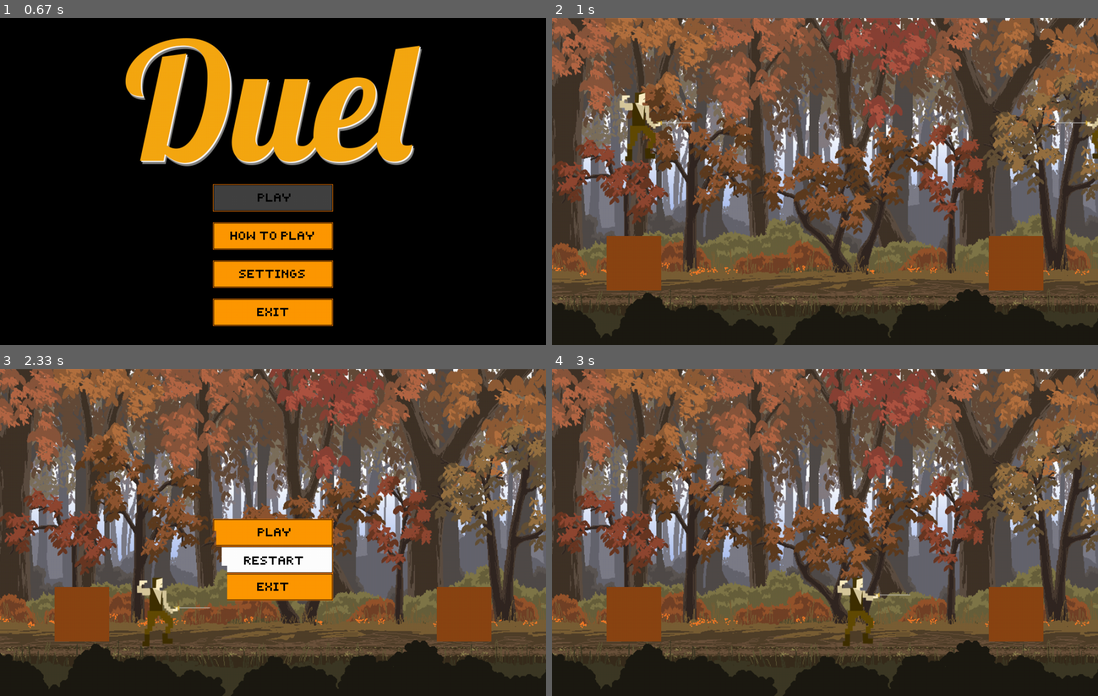
Above: before the commit, frames 1-4 (two rows, left to right).
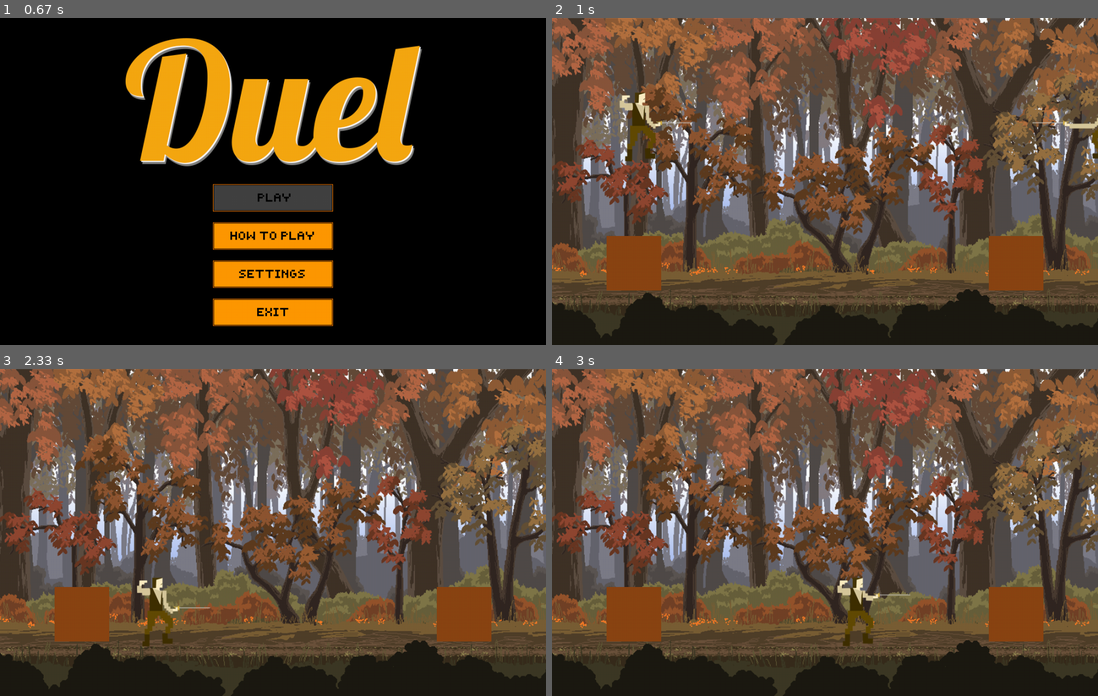
Above: after the commit, the same moments.

Repository: AlexisDougherty13/Duel
Game: pygame game, started from theMain.py
Two runs of this game, one before a commit and one after it. Both use one fixed random seed, a clock stepped at 60 frames per second and the inputs below.
Inputs (mouse positions are in pixels of both pictures, inside the frame that each line leads up to):
- Up to frame 1 (0.67 s): click (251, 194) at 0.38 s
- Up to frame 2 (1 s): hold Right Ctrl from 0.67 s (still down); hold Right from 0.67 s (still down); move the mouse to (825, 201) at 0.7 s
- Up to frame 3 (2.33 s): release Right Ctrl at 1.13 s; release Right at 1.13 s; hold Esc 1.17-1.63 s; hold Right 1.17-1.63 s; hold D 1.17-1.63 s; tap Right Ctrl at 1.23, 1.53, 1.73, 2.03, 2.23 s; hold Esc 1.67-2.13 s; hold D 1.67-2.13 s; hold Right from 2.17 s (still down); hold D from 2.17 s (still down); move the mouse to (475, 646) at 2.2 s; tap Space at 2.32 s
- Up to frame 4 (3 s): tap Right Ctrl at 2.53, 2.73 s; release Right at 2.63 s; release D at 2.63 s; hold Up 2.67-2.97 s; hold W 2.67-2.97 s

Frame 1 is identical in both runs. In frame 2, 0.1% of the frame differs, in the area x 88-100%, y 31-44%; in frame 3, 5.1%, in the area x 39-61%, y 45-71%; in frame 4, nothing differs.

Commit message:
Implemented dirty sprite pause menu to fix rendering bug.

Diff:
--- a/gameEngine.py
+++ b/gameEngine.py
@@ -12,6 +12,7 @@
 from swordHitBoxes import getSwordLine
 from time import time
 import mainMenuFrame
+import pauseButtons
 from camera import Camera
 import math
 
@@ -41,6 +42,12 @@
     "attack_count": 0
 }
 
+pause_buttons = {
+    "play_button": pauseButtons.PauseButton("Play"),
+    "restart_button": pauseButtons.PauseButton("Restart"),
+    "exit_button": pauseButtons.PauseButton("Exit")
+}
+
 def mainMenu(screen):  # TODO Call Main Menu Frame instead and have it call startGame
     mainMenuFrame.mainMenu(screen)
 
@@ -64,7 +71,7 @@
     player1 = Player(-50, 100, 1, 2, False, True, getSkin(skin_selection1))  # Initializes player1
     player2 = Player(675, 100, 1, 2, False, False, getSkin(skin_selection2))  # Initializes player2
 
-    draw_buffer, my_sprites = gameFrame.init(player1, player2, current_map, entities)
+    draw_buffer, my_sprites = gameFrame.init(player1, player2, current_map, entities, pause_buttons)
 
     clock = pygame.time.Clock()
 
@@ -112,12 +119,11 @@
                         adjustPlayer(2, "sword_movement", -1)
                     elif event.key == pygame.K_UP:
                         adjustPlayer(2, "sword_movement", 1)
-                    if event.key == pygame.K_SLASH:
+                    if event.key == pygame.K_RCTRL:
                         adjustPlayer(2, "attack_count", 30)
                         player2.setPlayerState("attacking", True)
                 if event.key == pygame.K_ESCAPE:
-                    mainMenuFrame.pauseMenu(screen, p1_meta_info, p2_meta_info)
-
+                    mainMenuFrame.pauseMenu(screen, p1_meta_info, p2_meta_info, pause_buttons, draw_buffer, my_sprites)
 
 
             # Let go of key so stop performing said action
--- a/gameFrame.py
+++ b/gameFrame.py
@@ -7,7 +7,7 @@
     rects = my_sprites.draw(draw_buffer)
     pygame.display.update(rects)  # copy rects from buffer to screen
 
-def init(player1, player2, current_map, entities):
+def init(player1, player2, current_map, entities, pause_buttons):
     #camera = Camera(gameFrame.cameraMovement, current_map.x_length, current_map.y_length) # initializes camera with level's width and height
     imagesDict = dict()
     draw_buffer = pygame.display.set_mode((current_map.x_length, current_map.y_length))
@@ -18,9 +18,9 @@
     background.blit(getImage("Resources/Images/ScaledBackgroundAutumnForest.png", imagesDict), (0, 0))
     pygame.draw.rect(background, (139, 69, 19), entities[1])
     pygame.draw.rect(background, (139, 69, 19), entities[2])
-
     my_sprites = pygame.sprite.LayeredDirty()  # holds sprites to be drawn
-    my_sprites.add(player1, player2)  # add both to our group
+    initializePauseButtons(pause_buttons)
+    my_sprites.add(player1, player2, pause_buttons["play_button"], pause_buttons["restart_button"], pause_buttons["exit_button"])  # add both to our group
     my_sprites.clear(draw_buffer, background) # copy background to screen
 
     return draw_buffer, my_sprites
@@ -36,3 +36,11 @@
         image = pygame.image.load(canonicalized_path).convert_alpha()
         _image_library[path] = image
     return _image_library[path]
+
+def initializePauseButtons(pause_buttons):
+    pause_buttons["play_button"].visible = 0
+    pause_buttons["restart_button"].visible = 0
+    pause_buttons["exit_button"].visible = 0
+    pause_buttons["play_button"].initializeRect()
+    pause_buttons["restart_button"].initializeRect()
+    pause_buttons["exit_button"].initializeRect()
--- a/mainMenuFrame.py
+++ b/mainMenuFrame.py
@@ -2,6 +2,7 @@
 import pygame
 import sys
 import menuButtons
+import pauseButtons
 import gameFrame
 
 
@@ -210,14 +211,18 @@
             else:
                 mainMenu(screen)
 
-def pauseMenu(screen, p1_meta_info, p2_meta_info): #Only can be brought up once in game
+def pauseMenu(screen, p1_meta_info, p2_meta_info, pause_buttons, draw_buffer, my_sprites): #Only can be brought up once in game
+
+    #Make dirty sprite pause buttons visible
+    pause_buttons["play_button"].visible = 1
+    pause_buttons["restart_button"].visible = 1
+    pause_buttons["exit_button"].visible = 1
 
     #Reset Player meta info to prevent infinite movement after unpausing.
     p1_meta_info["left"] = False
     p1_meta_info["right"] = False
     p1_meta_info["up"] = False
     p1_meta_info["down"] = False
-
     p2_meta_info["left"] = False
     p2_meta_info["right"] = False
     p2_meta_info["up"] = False
@@ -243,47 +248,43 @@
                     game_state["resume"] = True
 
 
-        if menu_buttons["play_button"].button_rect.collidepoint(mx, my):
-            menu_buttons["play_button"].sprite = button_sprites["play_highl"]
+        if pause_buttons["play_button"].rect.collidepoint(mx, my):
+            pause_buttons["play_button"].updateState("Highlighted")
             if m1_clicked: #Mouse click inside of the button's sprite
                 game_state["resume"] = True
-                menu_buttons["play_button"].sprite = button_sprites["play_clicked"]
-        else:
-            menu_buttons["play_button"].sprite = button_sprites["play_unhighl"]
-
-        if menu_buttons["exit_button"].button_rect.collidepoint(mx, my):
-            menu_buttons["exit_button"].sprite = button_sprites["exit_highl"]
-            if m1_clicked:
+                pause_buttons["play_button"].updateState("Clicked")
+        else:
+            pause_buttons["play_button"].updateState("Unhighlighted")
+
+        if pause_buttons["exit_button"].rect.collidepoint(mx, my):
+            pause_buttons["exit_button"].updateState("Highlighted")
+            if m1_clicked: #Mouse click inside of the button's sprite
                 game_state["exit"] = True
-                menu_buttons["exit_button"].sprite = button_sprites["exit_clicked"]
-        else:
-            menu_buttons["exit_button"].sprite = button_sprites["exit_unhighl"]
-
-        #if menu_buttons["settings_button"].button_rect.collidepoint(mx, my):
-           # menu_buttons["settings_button"].sprite = button_sprites["settings_highl"]
-           # if m1_clicked:
-            #    game_state["settings"] = True
-             #   menu_buttons["settings_button"].sprite = button_sprites["settings_clicked"]
-        #else:
-            #menu_buttons["settings_button"].sprite = button_sprites["settings_unhighl"]
-
-        if menu_buttons["restart_button"].button_rect.collidepoint(mx, my):
-            menu_buttons["restart_button"].sprite = button_sprites["restart_highl"]
-            if m1_clicked:
+                pause_buttons["exit_button"].updateState("Clicked")
+        else:
+            pause_buttons["exit_button"].updateState("Unhighlighted")
+
+        if pause_buttons["restart_button"].rect.collidepoint(mx, my):
+            pause_buttons["restart_button"].updateState("Highlighted")
+            if m1_clicked:  # Mouse click inside of the button's sprite
                 game_state["restart"] = True
-                menu_buttons["restart_button"].sprite = button_sprites["restart_clicked"]
-        else:
-            menu_buttons["restart_button"].sprite = button_sprites["restart_unhighl"]
-
-
-
-        renderMenuButtons("Pause", screen, menu_buttons)
-        pygame.display.update()
+                pause_buttons["restart_button"].updateState("Clicked")
+        else:
+            pause_buttons["restart_button"].updateState("Unhighlighted")
+
+        pause_buttons["play_button"].update()
+        pause_buttons["restart_button"].update()
+        pause_buttons["exit_button"].update()
+
+        gameFrame.render(my_sprites, draw_buffer)
 
         if game_state["resume"]:
             pygame.time.delay(400)
             game_state["paused"] = False
             game_state["resume"] = False
+            pause_buttons["play_button"].visible = 0
+            pause_buttons["restart_button"].visible = 0
+            pause_buttons["exit_button"].visible = 0
             break
 
         if game_state["restart"]:
@@ -323,11 +324,11 @@
         screen.blit(gameFrame.getImage("Resources/Images/TutorialScreen.png", images_dictionary), (0,0))
         drawButton(buttons, screen, "back_button", 125, 560)
 
-    elif menu_name == "Pause":
-        drawButton(buttons, screen, "play_button", 500, 300)
-        drawButton(buttons, screen, "restart_button", 500, 350)
+    #elif menu_name == "Pause":
+        #drawButton(buttons, screen, "play_button", 500, 300)
+        #drawButton(buttons, screen, "restart_button", 500, 350)
         #drawButton(buttons,screen, "settings_button", 500, 400)
-        drawButton(buttons, screen, "exit_button", 500, 400)
+        #drawButton(buttons, screen, "exit_button", 500, 400)
 
 
 
--- a/menuButtons.py
+++ b/menuButtons.py
@@ -1,4 +1,5 @@
 import pygame
+
 
 
 class Button(pygame.sprite.Sprite):
--- /dev/null
+++ b/pauseButtons.py
@@ -0,0 +1,50 @@
+import pygame
+
+class PauseButton(pygame.sprite.DirtySprite):
+
+    def __init__(self, button_type):
+        pygame.sprite.DirtySprite.__init__(self)
+        self.button_state = {
+            "unhighlighted": True,
+            "highlighted": False,
+            "clicked": False
+        }
+        self.button_type = button_type
+        self.image = pygame.image.load(self.getSprite())
+        self.rect = pygame.Rect(0,0, 220, 50)
+
+
+    def update(self):
+        self.image = pygame.image.load(self.getSprite())
+        self.dirty = 1
+
+    def getSprite(self):
+        path = "Resources/Images/Buttons/"
+        if self.button_state["unhighlighted"]:
+            return path + self.button_type + "ButtonUnhighlighted.png"
+        elif self.button_state["highlighted"]:
+            return path + self.button_type + "ButtonHighlighted.png"
+        elif self.button_state["clicked"]:
+            return path + self.button_type + "ButtonClicked.png"
+
+    def updateState(self, state):
+        if state == "Highlighted":
+            self.button_state["unhighlighted"] = False
+            self.button_state["highlighted"] = True
+            self.button_state["clicked"] = False
+        elif state == "Clicked":
+            self.button_state["unhighlighted"] = False
+            self.button_state["highlighted"] = False
+            self.button_state["clicked"] = True
+        elif state == "Unhighlighted":
+            self.button_state["unhighlighted"] = True
+            self.button_state["highlighted"] = False
+            self.button_state["clicked"] = False
+
+    def initializeRect(self):
+        if self.button_type == "Play":
+            self.rect.center = (500,300)
+        if self.button_type == "Restart":
+            self.rect.center = (500, 350)
+        if self.button_type == "Exit":
+            self.rect.center = (500, 400)
--- a/player.py
+++ b/player.py
@@ -53,7 +53,7 @@
             "count_until_turn_around" :0
         }
         self._image_dict = image_dict
-        self.image = pygame.image.load(self.getSprite())
+        self.image = pygame.image.load(self.getSprite()).convert_alpha()
         self.rect = Rect(x_pos + image_shift_amount_x, y_pos - image_shift_amount_y, 73, 140)
 
     def getXPos(self):
